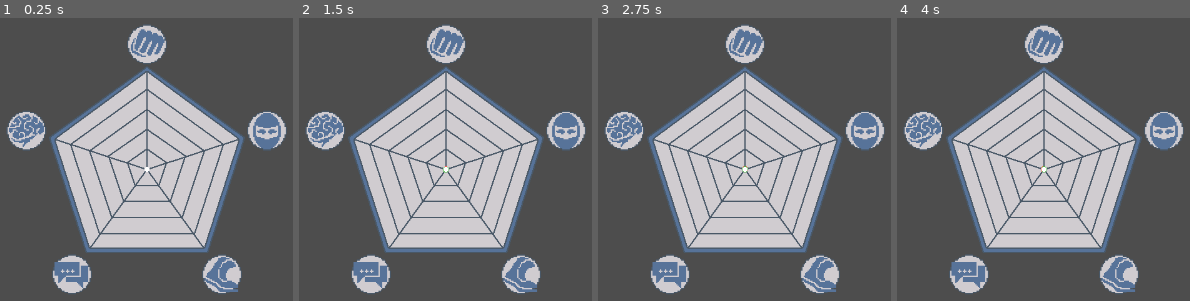
Above: before the commit, frames 1-4 (left to right).
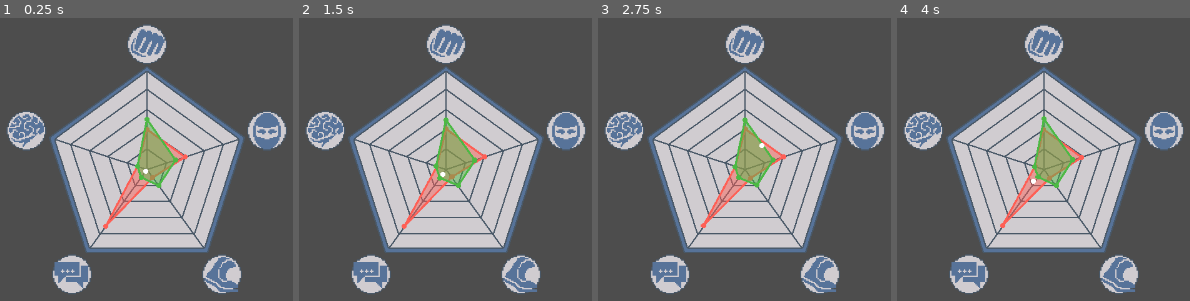
Above: after the commit, the same moments.

Repository: jakedruth/GGJ_2026
Game: Godot game, scene res://Scenes/DispatchScreen.tscn
Two runs of this game, one before a commit and one after it. Both use one fixed random seed, a clock stepped at 60 frames per second and the inputs below.
Inputs (mouse positions are in pixels of both pictures, inside the frame that each line leads up to):
- Up to frame 1 (0.25 s): no input
- Up to frame 2 (1.5 s): tap Enter at 0.5 s; move the mouse to (outside the picture) at 0.52 s; click (outside the picture) at 0.67 s; tap Space at 1.25 s; drag from (outside the picture) to (407, 289) at 1.27 s
- Up to frame 3 (2.75 s): tap Enter at 2 s; move the mouse to (823, 100) at 2.02 s; click (823, 100) at 2.17 s
- Up to frame 4 (4 s): drag from (1005, 289) to (outside the picture) at 2.77 s; tap Space at 3.5 s; move the mouse to (outside the picture) at 3.52 s; click (outside the picture) at 3.67 s

The runs differ from the first frame. In frame 1, 3.0% of the frame differs, in the area x 35-65%, y 34-75%; in frame 2, 3.0%, in the area x 34-65%, y 34-75%; in frame 3, 3.0%; in frame 4, 3.0%.
Error before the commit: Out of bounds get index '0' (on base: 'Array[PackedVector2Array]') (res://Scripts/StatBlock.gd:40)

Commit message:
I created the job system, and all of its required parts

Diff:
--- /dev/null
+++ b/Resources/JobPools/JobPool_A.tres
@@ -0,0 +1,11 @@
+[gd_resource type="Resource" script_class="JobPool" format=3 uid="uid://dd5iasum5kenl"]
+
+[ext_resource type="Script" uid="uid://dy21tb473n8xh" path="res://Scripts/Job.gd" id="1_etfnu"]
+[ext_resource type="Resource" uid="uid://d0o7nyckkjspt" path="res://Resources/Jobs/Job_A01.tres" id="2_h4mhq"]
+[ext_resource type="Script" uid="uid://bdnco24ok36h7" path="res://Scripts/JobPool.gd" id="2_mgn2h"]
+[ext_resource type="Resource" uid="uid://cgh7yaojhwh5f" path="res://Resources/Jobs/Job_A02.tres" id="3_wsy6x"]
+
+[resource]
+script = ExtResource("2_mgn2h")
+jobs = Array[ExtResource("1_etfnu")]([ExtResource("2_h4mhq"), ExtResource("3_wsy6x")])
+metadata/_custom_type_script = "uid://bdnco24ok36h7"
--- /dev/null
+++ b/Resources/JobPools/JobPool_B.tres
@@ -0,0 +1,13 @@
+[gd_resource type="Resource" script_class="JobPool" format=3 uid="uid://bxfkdyo3th7rd"]
+
+[ext_resource type="Script" uid="uid://dy21tb473n8xh" path="res://Scripts/Job.gd" id="1_wm1iw"]
+[ext_resource type="Resource" uid="uid://dvmefn50rkjxv" path="res://Resources/Jobs/Job_B01.tres" id="2_sqhbm"]
+[ext_resource type="Resource" uid="uid://yqcpdt4kg78j" path="res://Resources/Jobs/Job_B02.tres" id="3_rypvw"]
+[ext_resource type="Resource" uid="uid://4cpdr0eya1li" path="res://Resources/Jobs/Job_B03.tres" id="4_p8u8o"]
+[ext_resource type="Script" uid="uid://bdnco24ok36h7" path="res://Scripts/JobPool.gd" id="4_rypvw"]
+[ext_resource type="Resource" uid="uid://dt1bkerg2uooa" path="res://Resources/Jobs/Job_B04.tres" id="5_vqo3n"]
+
+[resource]
+script = ExtResource("4_rypvw")
+jobs = Array[ExtResource("1_wm1iw")]([ExtResource("2_sqhbm"), ExtResource("3_rypvw"), ExtResource("4_p8u8o"), ExtResource("5_vqo3n")])
+metadata/_custom_type_script = "uid://bdnco24ok36h7"
--- /dev/null
+++ b/Resources/JobPools/JobPool_C.tres
@@ -0,0 +1,11 @@
+[gd_resource type="Resource" script_class="JobPool" format=3 uid="uid://ba81kt3i3et86"]
+
+[ext_resource type="Script" uid="uid://dy21tb473n8xh" path="res://Scripts/Job.gd" id="1_fgejv"]
+[ext_resource type="Resource" uid="uid://cxxyspdnpgko5" path="res://Resources/Jobs/Job_C01.tres" id="2_fgejv"]
+[ext_resource type="Resource" uid="uid://baph6iopythni" path="res://Resources/Jobs/Job_C02.tres" id="3_u5ywe"]
+[ext_resource type="Script" uid="uid://bdnco24ok36h7" path="res://Scripts/JobPool.gd" id="4_phl5w"]
+
+[resource]
+script = ExtResource("4_phl5w")
+jobs = Array[ExtResource("1_fgejv")]([ExtResource("2_fgejv"), ExtResource("3_u5ywe")])
+metadata/_custom_type_script = "uid://bdnco24ok36h7"
--- /dev/null
+++ b/Resources/JobPools/JobPool_D.tres
@@ -0,0 +1,11 @@
+[gd_resource type="Resource" script_class="JobPool" format=3 uid="uid://dleonh5mnddpg"]
+
+[ext_resource type="Script" uid="uid://dy21tb473n8xh" path="res://Scripts/Job.gd" id="1_ifi58"]
+[ext_resource type="Resource" uid="uid://j3mvdk75f0yh" path="res://Resources/Jobs/Job_D01.tres" id="2_ifi58"]
+[ext_resource type="Resource" uid="uid://bhb00uhafwivd" path="res://Resources/Jobs/Job_D02.tres" id="3_fjog1"]
+[ext_resource type="Script" uid="uid://bdnco24ok36h7" path="res://Scripts/JobPool.gd" id="4_7wqeg"]
+
+[resource]
+script = ExtResource("4_7wqeg")
+jobs = Array[ExtResource("1_ifi58")]([ExtResource("2_ifi58"), ExtResource("3_fjog1")])
+metadata/_custom_type_script = "uid://bdnco24ok36h7"
--- /dev/null
+++ b/Resources/Jobs/Job_A01.tres
@@ -0,0 +1,29 @@
+[gd_resource type="Resource" script_class="Job" format=3 uid="uid://d0o7nyckkjspt"]
+
+[ext_resource type="Script" uid="uid://dy21tb473n8xh" path="res://Scripts/Job.gd" id="1_qt23a"]
+[ext_resource type="Script" uid="uid://ytpjxfbw0q4q" path="res://Scripts/StatBlock.gd" id="2_l40yf"]
+[ext_resource type="Script" uid="uid://bfievxym2tq2y" path="res://Scripts/Task.gd" id="3_eyfdb"]
+
+[sub_resource type="Resource" id="Resource_40nug"]
+script = ExtResource("2_l40yf")
+_data = Dictionary[int, int]({
+0: 2,
+1: 4,
+2: 4,
+3: 1,
+4: 1
+})
+metadata/_custom_type_script = "uid://ytpjxfbw0q4q"
+
+[sub_resource type="Resource" id="Resource_tn02j"]
+script = ExtResource("3_eyfdb")
+required_stats = SubResource("Resource_40nug")
+narration = "The museum has a necklace I would like. I discovered a tight window in security. I can't have any heat on this otherwise I can't move the good."
+description = "The thief needs to be **Quiet** and not get caught.
+The thief need to be **Quick** "
+metadata/_custom_type_script = "uid://bfievxym2tq2y"
+
+[resource]
+script = ExtResource("1_qt23a")
+task = SubResource("Resource_tn02j")
+metadata/_custom_type_script = "uid://dy21tb473n8xh"
--- /dev/null
+++ b/Resources/Jobs/Job_A02.tres
@@ -0,0 +1,30 @@
+[gd_resource type="Resource" script_class="Job" format=3 uid="uid://cgh7yaojhwh5f"]
+
+[ext_resource type="Script" uid="uid://dy21tb473n8xh" path="res://Scripts/Job.gd" id="1_iafg6"]
+[ext_resource type="Script" uid="uid://ytpjxfbw0q4q" path="res://Scripts/StatBlock.gd" id="2_7uf2j"]
+[ext_resource type="Script" uid="uid://bfievxym2tq2y" path="res://Scripts/Task.gd" id="3_10tlp"]
+
+[sub_resource type="Resource" id="Resource_iafg6"]
+script = ExtResource("2_7uf2j")
+_data = Dictionary[int, int]({
+0: 1,
+1: 1,
+2: 2,
+3: 5,
+4: 3
+})
+metadata/_custom_type_script = "uid://ytpjxfbw0q4q"
+
+[sub_resource type="Resource" id="Resource_7uf2j"]
+script = ExtResource("3_10tlp")
+required_stats = SubResource("Resource_iafg6")
+narration = "A duke is holding a ball. They have a safe that needs cracking. "
+description = "> The needs to **fit in** at a ball
+> Need to **know** how to crack a safe"
+metadata/_custom_type_script = "uid://bfievxym2tq2y"
+
+[resource]
+script = ExtResource("1_iafg6")
+task = SubResource("Resource_7uf2j")
+max_theives = 2
+metadata/_custom_type_script = "uid://dy21tb473n8xh"
--- /dev/null
+++ b/Resources/Jobs/Job_B01.tres
@@ -0,0 +1,30 @@
+[gd_resource type="Resource" script_class="Job" format=3 uid="uid://dvmefn50rkjxv"]
+
+[ext_resource type="Script" uid="uid://dy21tb473n8xh" path="res://Scripts/Job.gd" id="1_kkd7u"]
+[ext_resource type="Script" uid="uid://ytpjxfbw0q4q" path="res://Scripts/StatBlock.gd" id="2_83i17"]
+[ext_resource type="Script" uid="uid://bfievxym2tq2y" path="res://Scripts/Task.gd" id="3_hfwil"]
+
+[sub_resource type="Resource" id="Resource_iafg6"]
+script = ExtResource("2_83i17")
+_data = Dictionary[int, int]({
+0: 1,
+1: 1,
+2: 2,
+3: 5,
+4: 3
+})
+metadata/_custom_type_script = "uid://ytpjxfbw0q4q"
+
+[sub_resource type="Resource" id="Resource_7uf2j"]
+script = ExtResource("3_hfwil")
+required_stats = SubResource("Resource_iafg6")
+narration = "A duke is holding a ball. They have a safe that needs cracking. "
+description = "> The needs to **fit in** at a ball
+> Need to **know** how to crack a safe"
+metadata/_custom_type_script = "uid://bfievxym2tq2y"
+
+[resource]
+script = ExtResource("1_kkd7u")
+task = SubResource("Resource_7uf2j")
+max_theives = 2
+metadata/_custom_type_script = "uid://dy21tb473n8xh"
--- /dev/null
+++ b/Resources/Jobs/Job_B02.tres
@@ -0,0 +1,30 @@
+[gd_resource type="Resource" script_class="Job" format=3 uid="uid://yqcpdt4kg78j"]
+
+[ext_resource type="Script" uid="uid://dy21tb473n8xh" path="res://Scripts/Job.gd" id="1_1ukjf"]
+[ext_resource type="Script" uid="uid://ytpjxfbw0q4q" path="res://Scripts/StatBlock.gd" id="2_ieic6"]
+[ext_resource type="Script" uid="uid://bfievxym2tq2y" path="res://Scripts/Task.gd" id="3_cbewx"]
+
+[sub_resource type="Resource" id="Resource_iafg6"]
+script = ExtResource("2_ieic6")
+_data = Dictionary[int, int]({
+0: 1,
+1: 1,
+2: 2,
+3: 5,
+4: 3
+})
+metadata/_custom_type_script = "uid://ytpjxfbw0q4q"
+
+[sub_resource type="Resource" id="Resource_7uf2j"]
+script = ExtResource("3_cbewx")
+required_stats = SubResource("Resource_iafg6")
+narration = "A duke is holding a ball. They have a safe that needs cracking. "
+description = "> The needs to **fit in** at a ball
+> Need to **know** how to crack a safe"
+metadata/_custom_type_script = "uid://bfievxym2tq2y"
+
+[resource]
+script = ExtResource("1_1ukjf")
+task = SubResource("Resource_7uf2j")
+max_theives = 2
+metadata/_custom_type_script = "uid://dy21tb473n8xh"
--- /dev/null
+++ b/Resources/Jobs/Job_B03.tres
@@ -0,0 +1,30 @@
+[gd_resource type="Resource" script_class="Job" format=3 uid="uid://4cpdr0eya1li"]
+
+[ext_resource type="Script" uid="uid://dy21tb473n8xh" path="res://Scripts/Job.gd" id="1_fppdx"]
+[ext_resource type="Script" uid="uid://ytpjxfbw0q4q" path="res://Scripts/StatBlock.gd" id="2_c4j2c"]
+[ext_resource type="Script" uid="uid://bfievxym2tq2y" path="res://Scripts/Task.gd" id="3_rcr6p"]
+
+[sub_resource type="Resource" id="Resource_iafg6"]
+script = ExtResource("2_c4j2c")
+_data = Dictionary[int, int]({
+0: 1,
+1: 1,
+2: 2,
+3: 5,
+4: 3
+})
+metadata/_custom_type_script = "uid://ytpjxfbw0q4q"
+
+[sub_resource type="Resource" id="Resource_7uf2j"]
+script = ExtResource("3_rcr6p")
+required_stats = SubResource("Resource_iafg6")
+narration = "A duke is holding a ball. They have a safe that needs cracking. "
+description = "> The needs to **fit in** at a ball
+> Need to **know** how to crack a safe"
+metadata/_custom_type_script = "uid://bfievxym2tq2y"
+
+[resource]
+script = ExtResource("1_fppdx")
+task = SubResource("Resource_7uf2j")
+max_theives = 2
+metadata/_custom_type_script = "uid://dy21tb473n8xh"
--- /dev/null
+++ b/Resources/Jobs/Job_B04.tres
@@ -0,0 +1,30 @@
+[gd_resource type="Resource" script_class="Job" format=3 uid="uid://dt1bkerg2uooa"]
+
+[ext_resource type="Script" uid="uid://dy21tb473n8xh" path="res://Scripts/Job.gd" id="1_xpwaa"]
+[ext_resource type="Script" uid="uid://ytpjxfbw0q4q" path="res://Scripts/StatBlock.gd" id="2_46cy7"]
+[ext_resource type="Script" uid="uid://bfievxym2tq2y" path="res://Scripts/Task.gd" id="3_corc1"]
+
+[sub_resource type="Resource" id="Resource_iafg6"]
+script = ExtResource("2_46cy7")
+_data = Dictionary[int, int]({
+0: 1,
+1: 1,
+2: 2,
+3: 5,
+4: 3
+})
+metadata/_custom_type_script = "uid://ytpjxfbw0q4q"
+
+[sub_resource type="Resource" id="Resource_7uf2j"]
+script = ExtResource("3_corc1")
+required_stats = SubResource("Resource_iafg6")
+narration = "A duke is holding a ball. They have a safe that needs cracking. "
+description = "> The needs to **fit in** at a ball
+> Need to **know** how to crack a safe"
+metadata/_custom_type_script = "uid://bfievxym2tq2y"
+
+[resource]
+script = ExtResource("1_xpwaa")
+task = SubResource("Resource_7uf2j")
+max_theives = 2
+metadata/_custom_type_script = "uid://dy21tb473n8xh"
--- /dev/null
+++ b/Resources/Jobs/Job_C01.tres
@@ -0,0 +1,30 @@
+[gd_resource type="Resource" script_class="Job" format=3 uid="uid://cxxyspdnpgko5"]
+
+[ext_resource type="Script" uid="uid://dy21tb473n8xh" path="res://Scripts/Job.gd" id="1_7brbh"]
+[ext_resource type="Script" uid="uid://ytpjxfbw0q4q" path="res://Scripts/StatBlock.gd" id="2_2kk82"]
+[ext_resource type="Script" uid="uid://bfievxym2tq2y" path="res://Scripts/Task.gd" id="3_ymi1l"]
+
+[sub_resource type="Resource" id="Resource_iafg6"]
+script = ExtResource("2_2kk82")
+_data = Dictionary[int, int]({
+0: 1,
+1: 1,
+2: 2,
+3: 5,
+4: 3
+})
+metadata/_custom_type_script = "uid://ytpjxfbw0q4q"
+
+[sub_resource type="Resource" id="Resource_7uf2j"]
+script = ExtResource("3_ymi1l")
+required_stats = SubResource("Resource_iafg6")
+narration = "A duke is holding a ball. They have a safe that needs cracking. "
+description = "> The needs to **fit in** at a ball
+> Need to **know** how to crack a safe"
+metadata/_custom_type_script = "uid://bfievxym2tq2y"
+
+[resource]
+script = ExtResource("1_7brbh")
+task = SubResource("Resource_7uf2j")
+max_theives = 2
+metadata/_custom_type_script = "uid://dy21tb473n8xh"
--- /dev/null
+++ b/Resources/Jobs/Job_C02.tres
@@ -0,0 +1,30 @@
+[gd_resource type="Resource" script_class="Job" format=3 uid="uid://baph6iopythni"]
+
+[ext_resource type="Script" uid="uid://dy21tb473n8xh" path="res://Scripts/Job.gd" id="1_7ikpw"]
+[ext_resource type="Script" uid="uid://ytpjxfbw0q4q" path="res://Scripts/StatBlock.gd" id="2_vid0f"]
+[ext_resource type="Script" uid="uid://bfievxym2tq2y" path="res://Scripts/Task.gd" id="3_a8x4v"]
+
+[sub_resource type="Resource" id="Resource_iafg6"]
+script = ExtResource("2_vid0f")
+_data = Dictionary[int, int]({
+0: 1,
+1: 1,
+2: 2,
+3: 5,
+4: 3
+})
+metadata/_custom_type_script = "uid://ytpjxfbw0q4q"
+
+[sub_resource type="Resource" id="Resource_7uf2j"]
+script = ExtResource("3_a8x4v")
+required_stats = SubResource("Resource_iafg6")
+narration = "A duke is holding a ball. They have a safe that needs cracking. "
+description = "> The needs to **fit in** at a ball
+> Need to **know** how to crack a safe"
+metadata/_custom_type_script = "uid://bfievxym2tq2y"
+
+[resource]
+script = ExtResource("1_7ikpw")
+task = SubResource("Resource_7uf2j")
+max_theives = 2
+metadata/_custom_type_script = "uid://dy21tb473n8xh"
--- /dev/null
+++ b/Resources/Jobs/Job_D01.tres
@@ -0,0 +1,30 @@
+[gd_resource type="Resource" script_class="Job" format=3 uid="uid://j3mvdk75f0yh"]
+
+[ext_resource type="Script" uid="uid://dy21tb473n8xh" path="res://Scripts/Job.gd" id="1_3c5vf"]
+[ext_resource type="Script" uid="uid://ytpjxfbw0q4q" path="res://Scripts/StatBlock.gd" id="2_khi1j"]
+[ext_resource type="Script" uid="uid://bfievxym2tq2y" path="res://Scripts/Task.gd" id="3_nq7s7"]
+
+[sub_resource type="Resource" id="Resource_iafg6"]
+script = ExtResource("2_khi1j")
+_data = Dictionary[int, int]({
+0: 1,
+1: 1,
+2: 2,
+3: 5,
+4: 3
+})
+metadata/_custom_type_script = "uid://ytpjxfbw0q4q"
+
+[sub_resource type="Resource" id="Resource_7uf2j"]
+script = ExtResource("3_nq7s7")
+required_stats = SubResource("Resource_iafg6")
+narration = "A duke is holding a ball. They have a safe that needs cracking. "
+description = "> The needs to **fit in** at a ball
+> Need to **know** how to crack a safe"
+metadata/_custom_type_script = "uid://bfievxym2tq2y"
+
+[resource]
+script = ExtResource("1_3c5vf")
+task = SubResource("Resource_7uf2j")
+max_theives = 2
+metadata/_custom_type_script = "uid://dy21tb473n8xh"
--- /dev/null
+++ b/Resources/Jobs/Job_D02.tres
@@ -0,0 +1,30 @@
+[gd_resource type="Resource" script_class="Job" format=3 uid="uid://bhb00uhafwivd"]
+
+[ext_resource type="Script" uid="uid://dy21tb473n8xh" path="res://Scripts/Job.gd" id="1_ijpm4"]
+[ext_resource type="Script" uid="uid://ytpjxfbw0q4q" path="res://Scripts/StatBlock.gd" id="2_8hvl1"]
+[ext_resource type="Script" uid="uid://bfievxym2tq2y" path="res://Scripts/Task.gd" id="3_ax5wc"]
+
+[sub_resource type="Resource" id="Resource_iafg6"]
+script = ExtResource("2_8hvl1")
+_data = Dictionary[int, int]({
+0: 1,
+1: 1,
+2: 2,
+3: 5,
+4: 3
+})
+metadata/_custom_type_script = "uid://ytpjxfbw0q4q"
+
+[sub_resource type="Resource" id="Resource_7uf2j"]
+script = ExtResource("3_ax5wc")
+required_stats = SubResource("Resource_iafg6")
+narration = "A duke is holding a ball. They have a safe that needs cracking. "
+description = "> The needs to **fit in** at a ball
+> Need to **know** how to crack a safe"
+metadata/_custom_type_script = "uid://bfievxym2tq2y"
+
+[resource]
+script = ExtResource("1_ijpm4")
+task = SubResource("Resource_7uf2j")
+max_theives = 2
+metadata/_custom_type_script = "uid://dy21tb473n8xh"
--- a/Resources/player_01.tres
+++ b/Resources/player_01.tres
@@ -4,11 +4,10 @@
 
 [resource]
 script = ExtResource("1_fsoxb")
-data = Dictionary[int, int]({
-0: 1,
-1: 2,
-2: 3,
-3: 4,
-4: 5
+_data = Dictionary[int, int]({
+0: 5,
+1: 3,
+2: 2,
+3: 1,
+4: 1
 })
-metadata/_custom_type_script = "uid://8mnpkj1dxmlk"
--- a/Resources/quest_01.tres
+++ b/Resources/quest_01.tres
@@ -4,11 +4,10 @@
 
 [resource]
 script = ExtResource("1_6uqer")
-data = Dictionary[int, int]({
-0: 6,
+_data = Dictionary[int, int]({
+0: 4,
 1: 4,
 2: 1,
-3: 4,
+3: 7,
 4: 1
 })
-metadata/_custom_type_script = "uid://8mnpkj1dxmlk"
--- a/Scenes/DispatchScreen.tscn
+++ b/Scenes/DispatchScreen.tscn
@@ -4,6 +4,7 @@
 [ext_resource type="Resource" uid="uid://dv56gjovmmehd" path="res://Resources/player_01.tres" id="2_hca7f"]
 [ext_resource type="Resource" uid="uid://l4aqudaqw4mi" path="res://Resources/quest_01.tres" id="3_5n2wf"]
 [ext_resource type="Texture2D" uid="uid://cidnjllc3u272" path="res://Resources/Pentagram.png" id="4_5n2wf"]
+[ext_resource type="PackedScene" uid="uid://88r0k1qvv4ns" path="res://Scenes/job_system.tscn" id="4_lom48"]
 [ext_resource type="Texture2D" uid="uid://baiwwwmn6ncoj" path="res://Resources/stats_icons/power-icon.png" id="5_mm37g"]
 [ext_resource type="Texture2D" uid="uid://ywkcspgwaof6" path="res://Resources/stats_icons/stealth-icon.png" id="6_8nqku"]
 [ext_resource type="Texture2D" uid="uid://ducskejc4sjn" path="res://Resources/stats_icons/speed-icon.png" id="7_fq62k"]
@@ -26,6 +27,9 @@
 jitterRate = 0.25
 jitterRange = 0.75
 
+[node name="JobSystem" parent="." unique_id=682539764 instance=ExtResource("4_lom48")]
+layout_mode = 1
+
 [node name="TextureRect" type="TextureRect" parent="." unique_id=387817493]
 layout_mode = 1
 anchors_preset = 7
--- /dev/null
+++ b/Scenes/job_system.tscn
@@ -0,0 +1,18 @@
+[gd_scene format=3 uid="uid://88r0k1qvv4ns"]
+
+[ext_resource type="Script" uid="uid://d4ngcndcaqjtg" path="res://Scripts/JobSystem.gd" id="1_jm5b5"]
+[ext_resource type="Script" uid="uid://bdnco24ok36h7" path="res://Scripts/JobPool.gd" id="2_ethpb"]
+[ext_resource type="Resource" uid="uid://dd5iasum5kenl" path="res://Resources/JobPools/JobPool_A.tres" id="3_jx42w"]
+[ext_resource type="Resource" uid="uid://bxfkdyo3th7rd" path="res://Resources/JobPools/JobPool_B.tres" id="4_hglh5"]
+[ext_resource type="Resource" uid="uid://ba81kt3i3et86" path="res://Resources/JobPools/JobPool_C.tres" id="5_sylc6"]
+[ext_resource type="Resource" uid="uid://dleonh5mnddpg" path="res://Resources/JobPools/JobPool_D.tres" id="6_802tq"]
+
+[node name="JobSystem" type="Control" unique_id=682539764]
+layout_mode = 3
+anchors_preset = 15
+anchor_right = 1.0
+anchor_bottom = 1.0
+grow_horizontal = 2
+grow_vertical = 2
+script = ExtResource("1_jm5b5")
+all_job_pools = Array[ExtResource("2_ethpb")]([ExtResource("3_jx42w"), ExtResource("4_hglh5"), ExtResource("5_sylc6"), ExtResource("6_802tq")])
--- a/Scripts/Job.gd
+++ b/Scripts/Job.gd
@@ -6,21 +6,20 @@
 enum JobState {
 	not_active,
 	active,
-	initiated,
+	pre_progress,
 	in_progress,
-	summary,
+	post_progress,
 	end,
 }
 
 @export var task: Task;
 @export var job_icon: Texture2D;
-@export var active_time: float;
+@export var active_time: float = 5;
 var _timer: float = 0;
 @export var location: Vector2;
-@export var max_theives: int;
-@export var reward: int # FIXME
-@export var failed_reward: int # FIXME
-@export var add_to_pool_at_time: float;
+@export var max_theives: int = 1;
+@export var reward: Reward
+@export var failed_reward: Reward
 
 var _job_state: JobState = JobState.not_active;
 
@@ -28,7 +27,7 @@
 	pass
 
 
-func update(dt: float) -> void:
+func update(dt: float) -> JobState:
 	match _job_state:
 		JobState.not_active:
 			pass
@@ -36,19 +35,26 @@
 			_timer += dt;
 			if _timer >= active_time:
 				print("Job not started in time!")
-				set_job_state(JobState.end)
+				set_state(JobState.end)
 			pass
-		JobState.initiated:
+		JobState.pre_progress:
 			pass
 		JobState.in_progress:
 			pass
-		JobState.summary:
+		JobState.post_progress:
 			pass
 		JobState.end:
 			pass
 
+	return _job_state
 
-func set_job_state(next: JobState) -> void:
+
+func get_state() -> JobState:
+	return _job_state
+
+
+func set_state(next: JobState) -> void:
+	print("[", resource_path, "]: state changed: ", JobState.keys()[next])
 	state_changed.emit(_job_state, next);
 	match next:
 		JobState.not_active:
@@ -56,11 +62,11 @@
 		JobState.active:
 			_timer = 0;
 			pass
-		JobState.initiated:
+		JobState.pre_progress:
 			pass
 		JobState.in_progress:
 			pass
-		JobState.summary:
+		JobState.post_progress:
 			pass
 		JobState.end:
 			pass
--- /dev/null
+++ b/Scripts/JobPool.gd
@@ -0,0 +1,25 @@
+class_name JobPool
+extends Resource
+
+@export var jobs: Array[Job]
+@export var num_jobs_to_activate: int = 1
+@export var min_active_rate: float = 3
+@export var max_active_rate: float = 6
+var _active_rate: float
+var _timer: float = 0.0
+
+func _init() -> void:
+	_active_rate = randf_range(min_active_rate, max_active_rate)
+
+func update(job_system: JobSystem, dt: float) -> bool:
+	_timer += dt;
+	if _timer >= _active_rate:
+		print("[", resource_path, "]: activating new job(s)")
+		_timer -= _active_rate
+		_active_rate = randf_range(min_active_rate, max_active_rate)
+		for j in num_jobs_to_activate:
+			if jobs.size() == 0:
+				break
+			var i: int = randi_range(0, jobs.size() - 1)
+			job_system.activate_job(jobs.pop_at(i))
+	return jobs.is_empty()
--- /dev/null
+++ b/Scripts/JobSystem.gd
@@ -0,0 +1,41 @@
+class_name JobSystem
+extends Control
+
+# Jobs move from all > open > active > removed (not existent)
+@export var all_job_pools: Array[JobPool]
+@export var active_job_pools: Array[JobPool]
+var active_jobs: Array[Job]
+
+func _process(delta: float) -> void:
+	update(delta)
+
+
+func update(dt: float):
+	if active_job_pools.size() == 0 and all_job_pools.size() > 0:
+		var jobPool = all_job_pools.pop_front()
+		active_job_pools.append(jobPool)
+		print("[", jobPool.resource_path, "]: Adding to active job pool")
+
+		if all_job_pools.size() == 1:
+			active_job_pools.append(all_job_pools.pop_front())
+
+	if active_job_pools.size() > 0:
+		for i in range(active_job_pools.size() - 1, -1, -1):
+			var empty: bool = active_job_pools[i].update(self , dt)
+			if empty:
+				print("[", active_job_pools[i].resource_path, "]: Removing from job pool")
+				active_job_pools.remove_at(i)
+	else:
+		print("No active Job Pools to update")
+
+	if active_jobs.size() > 0:
+		for i in range(active_jobs.size() - 1, -1, -1):
+			var state: Job.JobState = active_jobs[i].update(dt)
+			if state == Job.JobState.end:
+				print("Removing Job")
+				active_jobs.remove_at(i)
+
+
+func activate_job(job: Job):
+	job.set_state(Job.JobState.active)
+	active_jobs.append(job)
--- /dev/null
+++ b/Scripts/Reward.gd
@@ -0,0 +1,27 @@
+class_name Reward
+extends Resource
+
+enum RewardType {
+	gold,
+	xp,
+	quest,
+}
+
+@export var rewardType: RewardType
+@export var gold: float
+@export var xp: float
+@export var jobs: Array[Job]
+
+# TODO - update all of this when the functions actually exists
+func claim(manager: Node, _args: Array) -> void:
+	match rewardType:
+		RewardType.gold:
+			manager.emit_signal("gain_gold:", gold)
+			pass
+		RewardType.xp:
+			manager.emit_signal("gain_xp:", xp)
+			pass
+		RewardType.quest:
+			manager.emit_signal("add_job_to_pool:", jobs)
+			pass
+	pass
--- a/Scripts/StatBlock.gd
+++ b/Scripts/StatBlock.gd
@@ -31,6 +31,7 @@
 # Set a stat
 func set_stat(stat: Stat, value: int) -> void:
 	_data[stat] = value
+	_polygon = _to_packedVector2Array()
 
 
 # Calculate the percentage of overlap a statblock has on another statblock
Not shown, added: Scripts/JobPool.gd.uid
Not shown, added: Scripts/JobSystem.gd.uid
Not shown, added: Scripts/Reward.gd.uid
Not shown, changed: todo.txt
